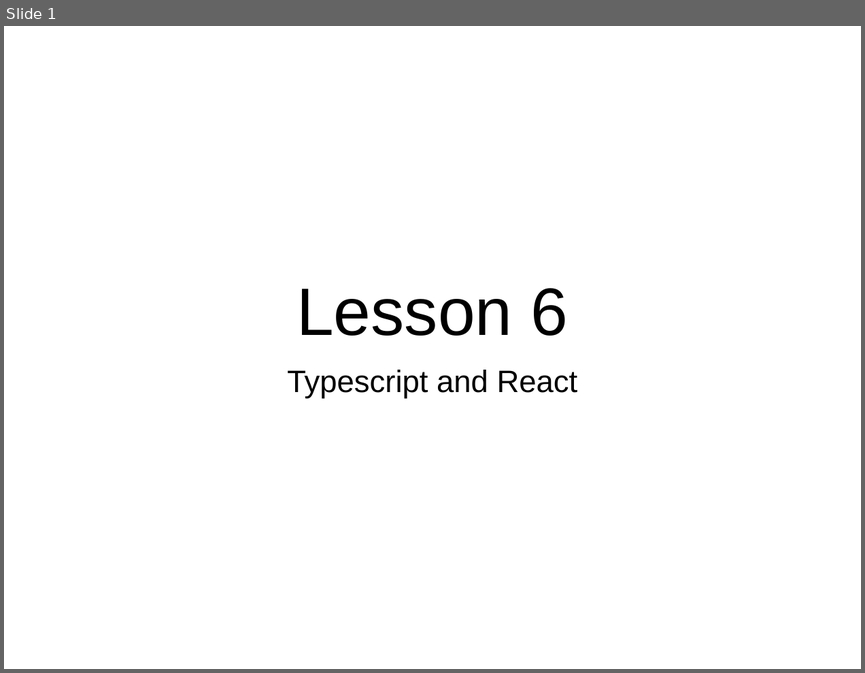
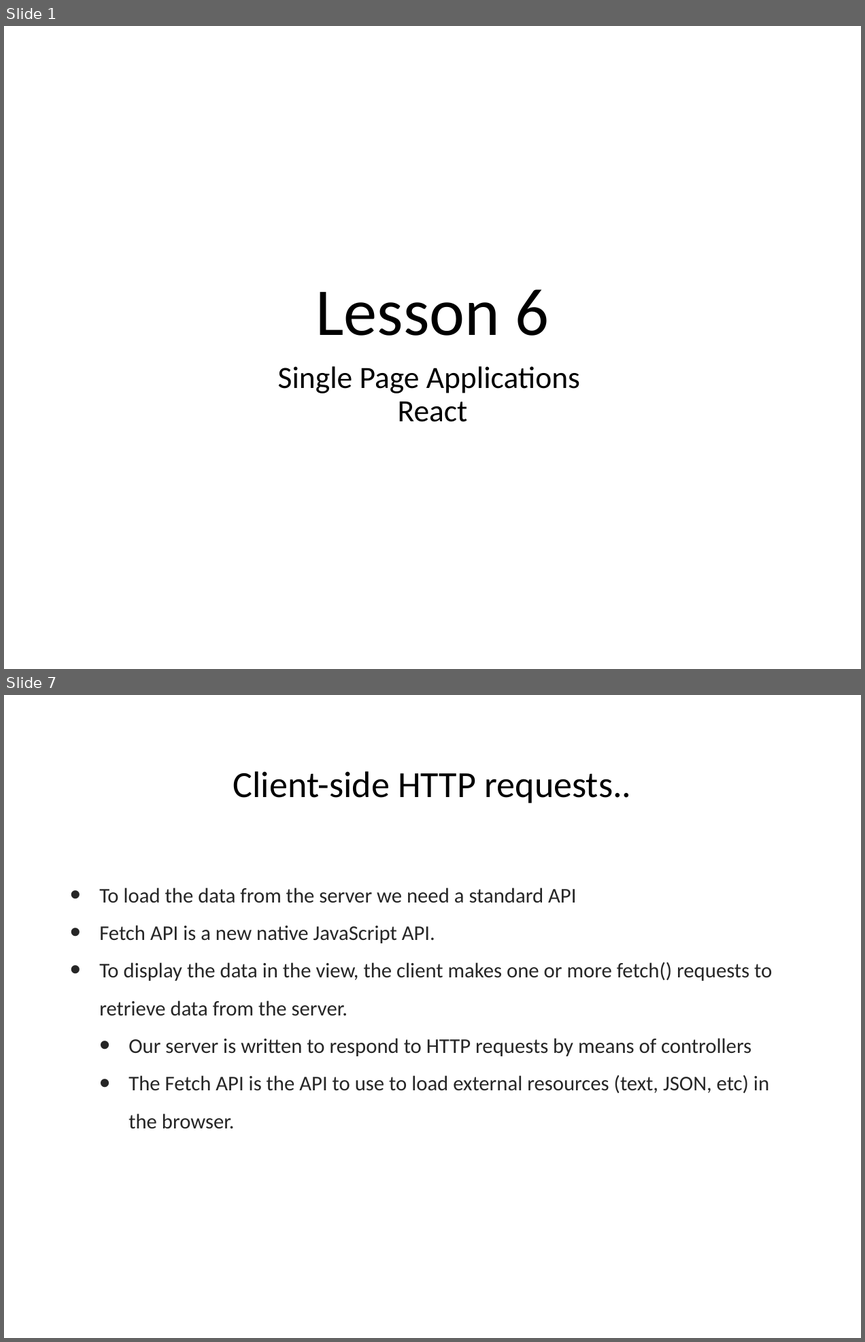
Before and after one commit to hogeschool/Development-5, a slide deck: Lectures/Lecture6/Lesson6.pptx. Shown one above the other, each under a label of ours: slide 1 before the commit, slides 1 and 7 after it; the slides between them are not shown. The pictures are 865x673 and 865x1342 pixels, drawn with LibreOffice and Linux fonts; fonts in the diff are those of the drawing. Boxes give left, top, right and bottom in pixels: in the first picture for what was removed or moved away, otherwise in the second. Text is boxed around its words. In the diff, an @@ line names an element or a change of style, - is before the commit and + after.

Commit message:
changed lesson 6

```diff
--- a/Lectures/Lecture6/Lesson6.pptx
+++ b/Lectures/Lecture6/Lesson6.pptx
@@ slide 7 added at <box>4,695,861,1338</box>, background #FFFFFF @@
@@ title added at <box>233,771,632,803</box>, 44 pt, text #000000 @@
+Client-side HTTP requests..
@@ text added at <box>99,887,772,1129</box>, 25 pt, text #262626 @@
+• To load the data from the server we need a standard API
+• Fetch API is a new native JavaScript API.
+• To display the data in the view, the client makes one or more fetch() requests to retrieve data from the server.
+  • Our server is written to respond to HTTP requests by means of controllers
+  • The Fetch API is the API to use to load external resources (text, JSON, etc) in the browser.
@@ slide 1 changed as well @@
@@ title "Lesson 6" at <box>315,289,549,335</box>: font Arial to Calibri @@
@@ subtitle at <box>278,366,580,422</box>: text changed; font Arial to Calibri @@
-Typescript and React
+Single Page Applications
+React
```
Also in this commit, not shown: 8 other slides changed, 13 other slides added, 5 slides removed.
